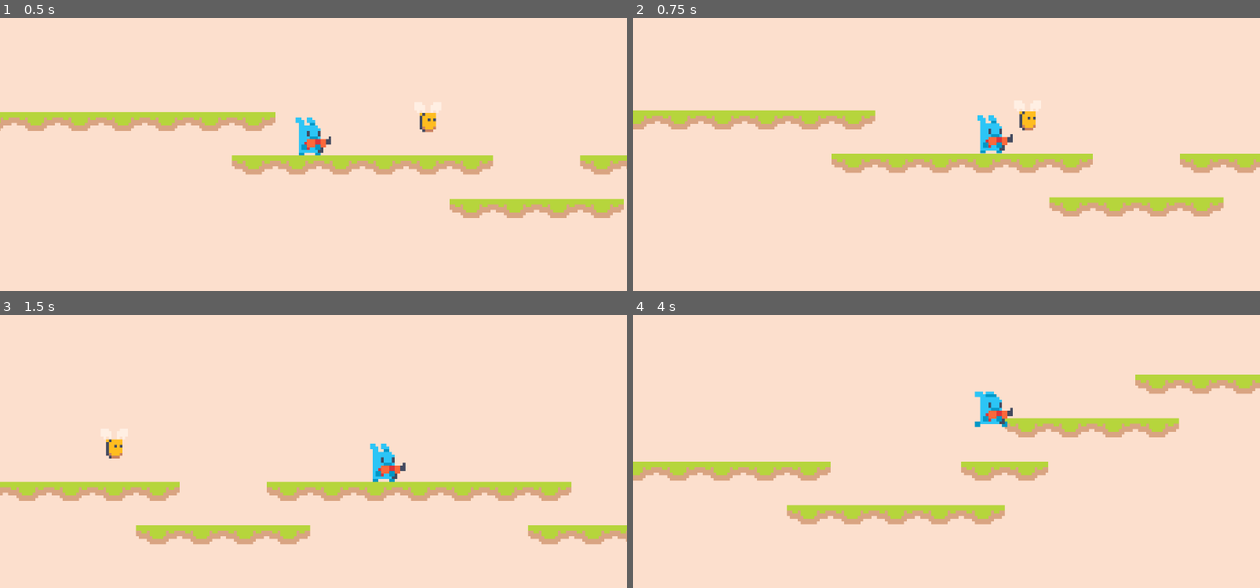
Above: before the commit, frames 1-4 (two rows, left to right).
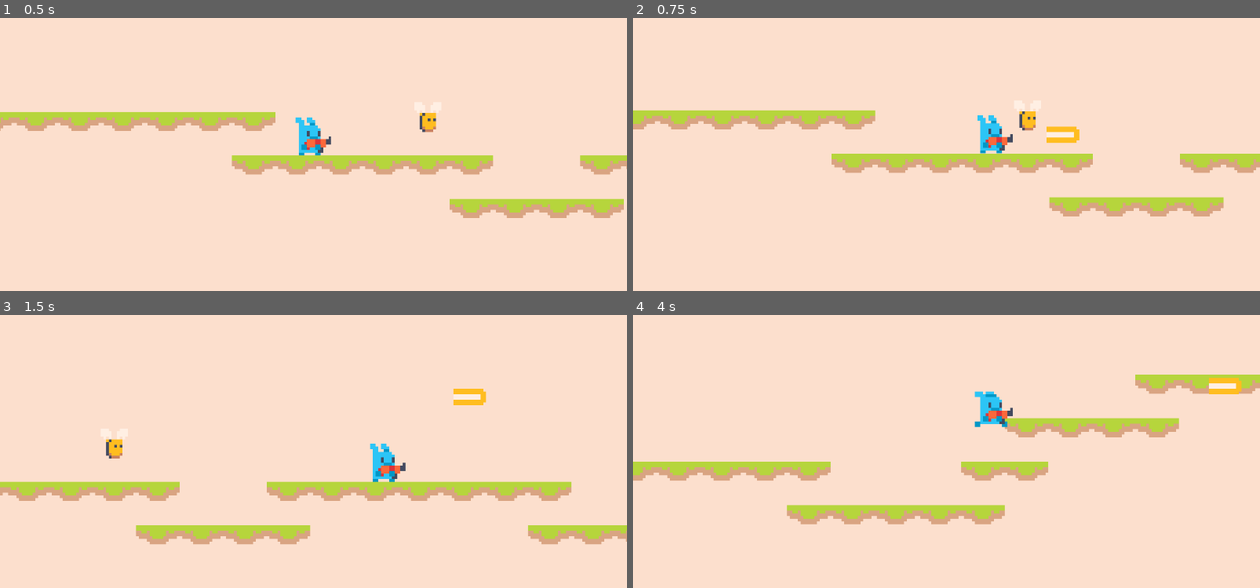
Above: after the commit, the same moments.

Repository: heliosalesjr/shaungodot
Game: Godot game, scene res://scenes/game.tscn
Same seed, same stepped clock (60 frames per second), same inputs: the game is played once before the commit and once after it.
Inputs:
- Up to frame 1 (0.5 s): no input
- Up to frame 2 (0.75 s): hold Right (right) from 0.53 s (still down); hold Down (shoot) from 0.53 s (still down)
- Up to frame 3 (1.5 s): keep holding Right (right); tap Up (jump) at 0.77 s; release Down (shoot) at 1.28 s; tap Down (shoot) at 1.35 s
- Up to frame 4 (4 s): tap Up (jump) at 1.52, 3.02, 3.77 s; release Right (right) at 2.03 s; hold Left (left) 2.03-2.78 s; hold Down (shoot) 2.03-2.78 s; hold Right (right) from 2.78 s (still down); tap Down (shoot) at 2.85 s; hold Down (shoot) from 3.53 s (still down)

Frame 1 is identical in both runs. In frame 2, 0.2% of the frame differs, in the area x 65-72%, y 39-46%; in frame 3, 0.2%; in frame 4, 0.3%, in the area x 91-98%, y 22-30%.

Commit message:
shooting bullets at the right direction

Diff:
--- /dev/null
+++ b/scenes/bullet.gd
@@ -0,0 +1,7 @@
+extends Area2D
+
+var direction: int  = 1
+@export var speed = 300
+
+func _process(delta):
+	position.x += speed * direction * delta
--- /dev/null
+++ b/scenes/bullet.tscn
@@ -0,0 +1,16 @@
+[gd_scene load_steps=4 format=3 uid="uid://d1jgbqju77omt"]
+
+[ext_resource type="Texture2D" uid="uid://cougmkyea1qy2" path="res://assets/graphics/bullet/bullet.png" id="1_4wa7i"]
+[ext_resource type="Script" path="res://scenes/bullet.gd" id="1_nj5xc"]
+
+[sub_resource type="RectangleShape2D" id="RectangleShape2D_ogs8w"]
+size = Vector2(12, 6)
+
+[node name="Bullet" type="Area2D"]
+script = ExtResource("1_nj5xc")
+
+[node name="Sprite2D" type="Sprite2D" parent="."]
+texture = ExtResource("1_4wa7i")
+
+[node name="CollisionShape2D" type="CollisionShape2D" parent="."]
+shape = SubResource("RectangleShape2D_ogs8w")
--- /dev/null
+++ b/scenes/level.gd
@@ -0,0 +1,10 @@
+extends Node2D
+
+const bullet_scene: PackedScene = preload("res://scenes/bullet.tscn")
+
+func _on_player_shoot(pos, facing_right):
+	var bullet = bullet_scene.instantiate()
+	var direction = 1 if facing_right else -1
+	$Bullets.add_child(bullet)
+	bullet.position = pos
+	bullet.direction = direction
--- a/scenes/level.tscn
+++ b/scenes/level.tscn
@@ -1,6 +1,7 @@
-[gd_scene load_steps=6 format=3 uid="uid://bwh1co2fi1rok"]
+[gd_scene load_steps=7 format=3 uid="uid://bwh1co2fi1rok"]
 
 [ext_resource type="Texture2D" uid="uid://cfacw6vaff7a6" path="res://assets/graphics/level/tilesets/level_tilemap.png" id="1_0c252"]
+[ext_resource type="Script" path="res://scenes/level.gd" id="1_iudxe"]
 [ext_resource type="PackedScene" uid="uid://dy67rr5jfihdv" path="res://scenes/player.tscn" id="2_dvxpv"]
 [ext_resource type="PackedScene" uid="uid://dpa6db8425hyk" path="res://scenes/bee.tscn" id="3_880iw"]
 
@@ -108,6 +109,7 @@
 sources/0 = SubResource("TileSetAtlasSource_07ill")
 
 [node name="Level" type="Node2D"]
+script = ExtResource("1_iudxe")
 
 [node name="Terrain" type="TileMap" parent="."]
 tile_set = SubResource("TileSet_ejjmk")
@@ -121,3 +123,7 @@
 
 [node name="Bee" parent="Enemies" instance=ExtResource("3_880iw")]
 position = Vector2(472, 242)
+
+[node name="Bullets" type="Node2D" parent="."]
+
+[connection signal="shoot" from="Player" to="." method="_on_player_shoot"]
--- a/scenes/player.gd
+++ b/scenes/player.gd
@@ -1,12 +1,12 @@
 extends CharacterBody2D
-
 
 var direction_x := 0
 var facing_right := true
 var has_gun := true
 @export var speed = 150
+var can_shoot = true
 
-var can_shoot = true
+signal shoot(pos: Vector2, direction: bool)
 
 func _process(delta):
 	get_input()
@@ -19,15 +19,13 @@
 func get_input():
 	direction_x = Input.get_axis("left","right")
 
-
-
 	if Input.is_action_just_pressed("jump") && is_on_floor():
 		velocity.y = -200
 
 	if Input.is_action_pressed("shoot") && can_shoot:
-		print("shoot")
 		can_shoot = false
 		$Timers/CoolDownTimer.start()
+		shoot.emit(global_position, facing_right)
 
 func apply_gravity():
 	velocity.y += 10
